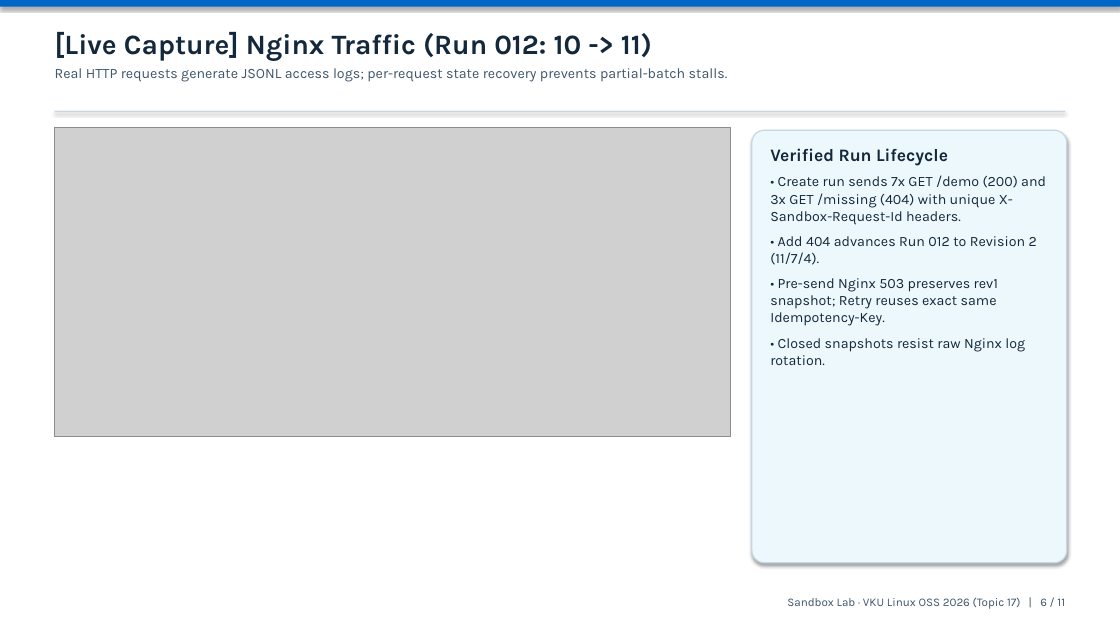
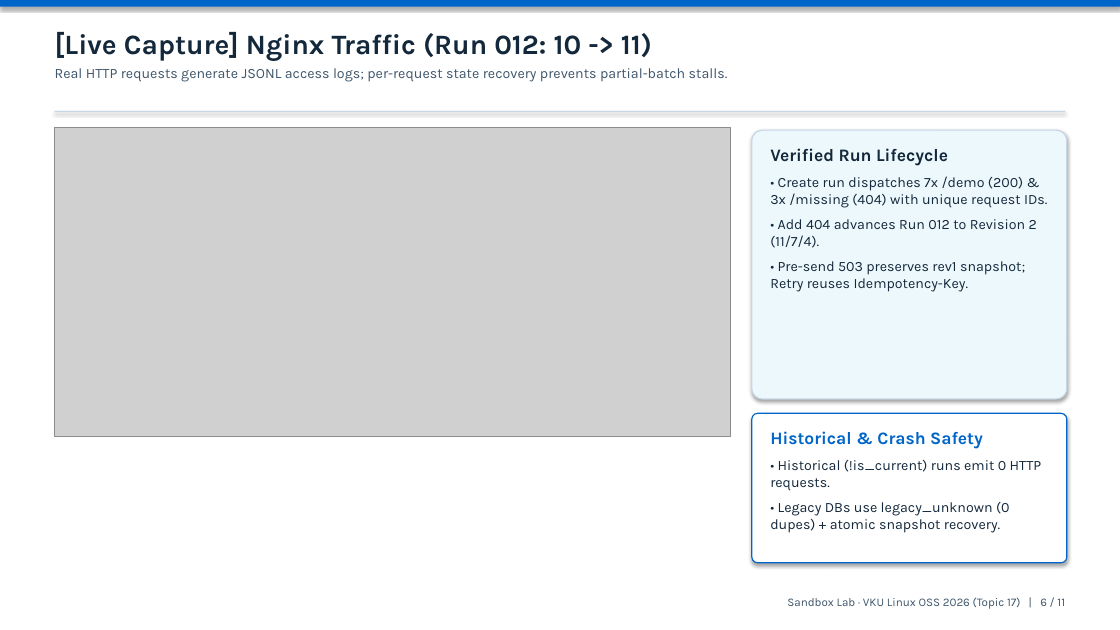
Before and after one commit to Xlinhx/MaNguonMoLinux, a slide deck: slide 6 of deliverables/slides.pptx. Drawn at 1120x630 pixels with LibreOffice and Linux fonts; fonts in the diff are those of the drawing; grey boxes stand for pictures. Boxes give left, top, right and bottom in pixels: in the first picture for what was removed or moved away, otherwise in the second. Text is boxed around its words. In the diff, an @@ line names an element or a change of style, - is before the commit and + after.

```diff
--- a/deliverables/slides.pptx
+++ b/deliverables/slides.pptx
@@ rounded rectangle: place and size @@
-rounded rectangle at box(752, 130, 1067, 563)
+rounded rectangle at box(752, 130, 1067, 399)
@@ text at box(770, 176, 1047, 208): text changed @@
-• Create run sends 7x GET /demo (200) and 3x GET /missing (404) with unique X-Sandbox-Request-Id headers.
+• Create run dispatches 7x /demo (200) & 3x /missing (404) with unique request IDs.
@@ text at box(770, 261, 1025, 292): text changed @@
-• Pre-send Nginx 503 preserves rev1 snapshot; Retry reuses exact same Idempotency-Key.
-• Closed snapshots resist raw Nginx log rotation.
+• Pre-send 503 preserves rev1 snapshot; Retry reuses Idempotency-Key.
@@ rounded rectangle added at box(752, 413, 1067, 563), fill #FFFFFF, outline #0065C9 1 pt @@
@@ text added at box(770, 431, 1042, 533), 12.2 pt, text #14283B @@
+Historical & Crash Safety
+• Historical (!is_current) runs emit 0 HTTP requests.
+• Legacy DBs use legacy_unknown (0 dupes) + atomic snapshot recovery.
```
Also in this commit, not shown: 7 other slides changed, 27 other files.
